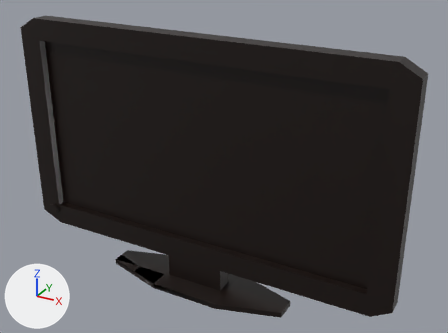
The FBX model Assets/Furniture Assets/FBX/TV.fbx, before and after one commit.
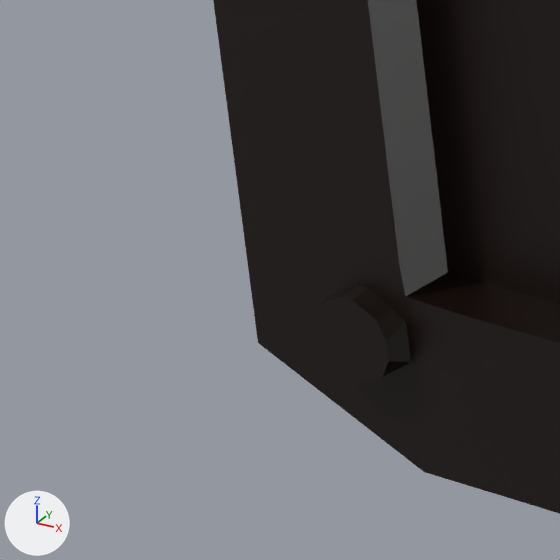
Each version is shown whole from a 50 mm lens placed at (9.3, -15.13, 7.4), pointed at (0.72, 0.46, -0.4), then close up on the part from 4% to 17% of the width and 52% to 69% of the height. The lights are fixed; the arrows at lower left show +X, +Y and +Z. Where no turn or scale is listed for an object, it has been applied to the vertices.

The older version as bpy lines, for what is in view:
```python
me_cube = bpy.data.meshes.new('Cube')
me_cube.from_pydata(...)  # 106 vertices, 71 faces; spans x -6.52..6.52, y -0.95..0.99, z -4.7..3.72
me_cube.materials.append(mat_material)  # black #140702
ob_cube = bpy.data.objects.new('Cube', me_cube)
ob_cube.location = (0.0, 0.0, 0.0)
```
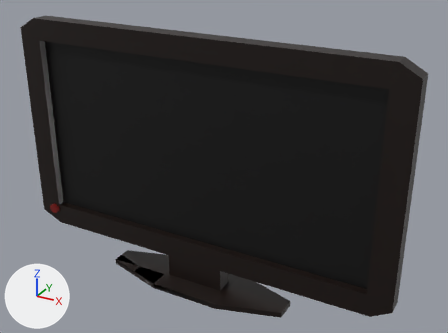
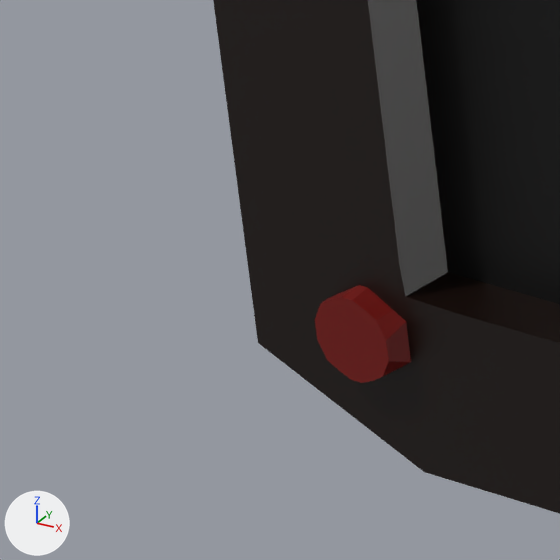
What the commit changed:
Material 'Material.001' (mat_material_001) is new.
Its base color is (0.179, 0.00222, 0.000423) (dark red #750701).
Material 'Material.002' (mat_material_002) is new.
Its base color is (0.0, 0.0, 0.0) (black #000000).
me_cube has 106 vertices, 71 faces and spans x -6.52..6.52, y -0.95..0.99, z -4.7..3.72.
me_cube is used by ob_cube; location (0.0, 0.0, 0.0).
me_cube part 1: all 17 faces centred in x -6.12..-5.75, y -0.38..-0.34, z -3.35..-3.0 switch from mat_material (black #140702) to mat_material_001 (dark red #750701).
me_cube now uses material mat_material_002 (black #000000).

Location of each change, (x1, y1, x2, y2) in pixels of the close-ups (560 x 560 px):
part 1 of me_cube, recoloured (black to red): (315, 285, 411, 383) in both
